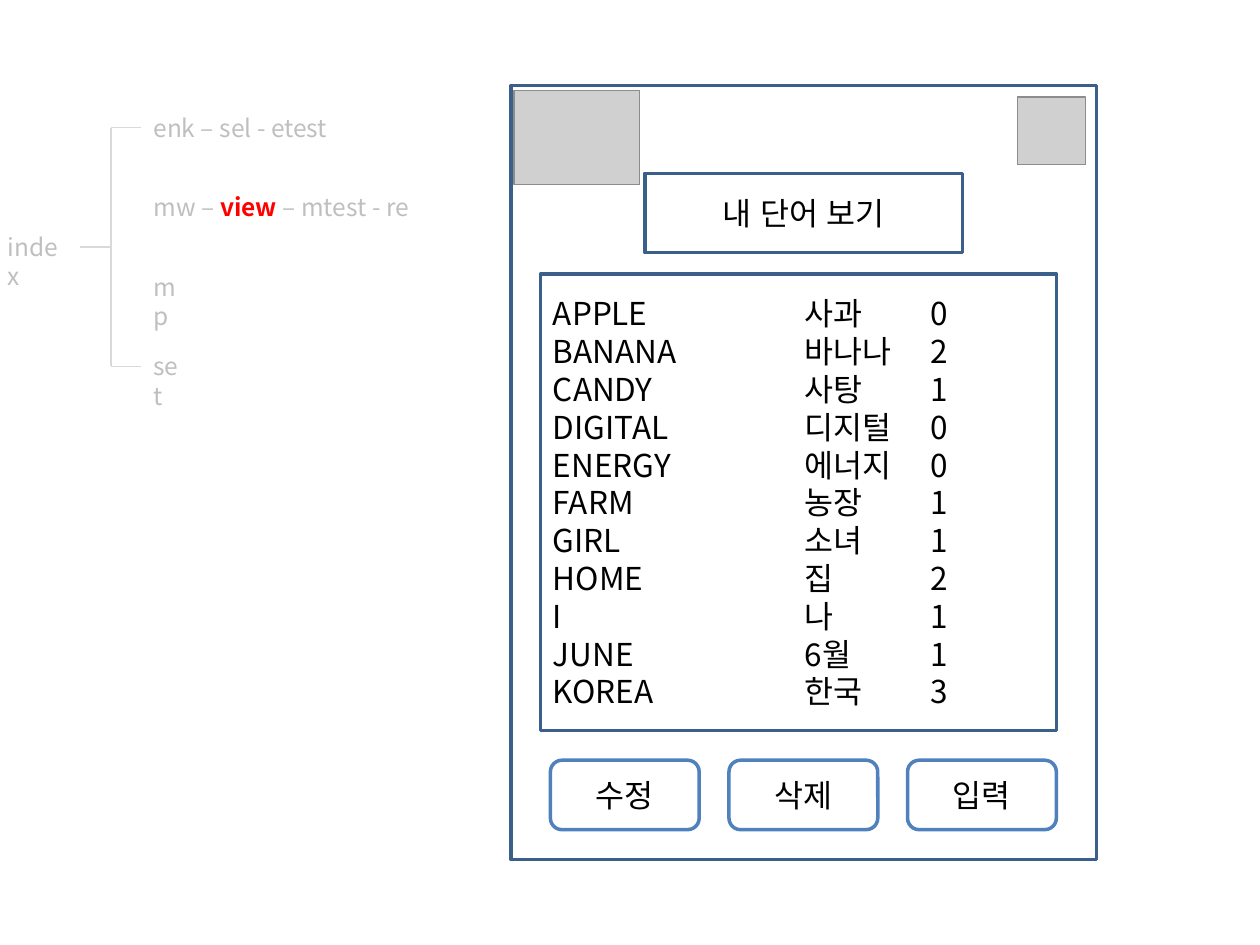
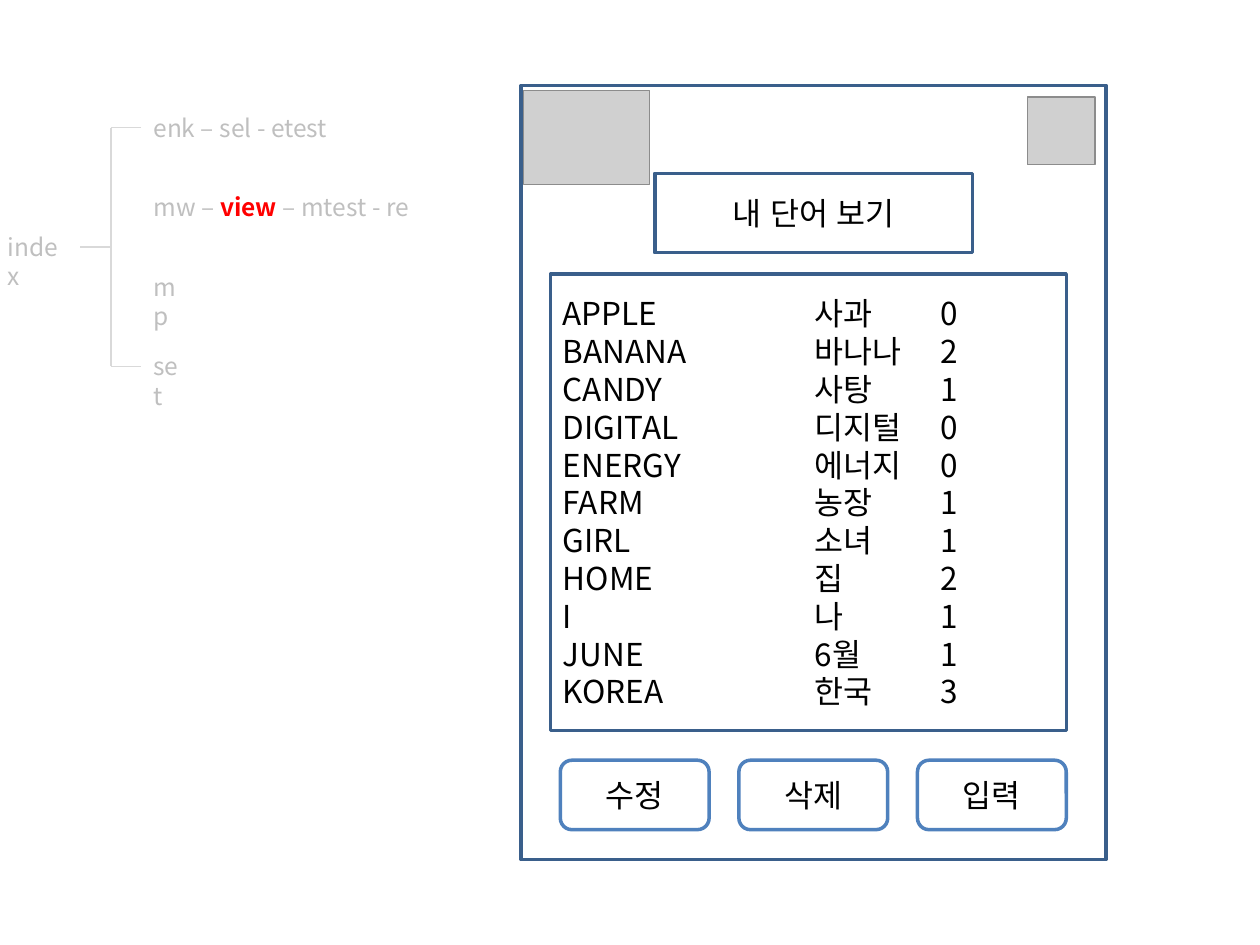
Before and after one commit to Hline/WordWorld, a slide deck: slide 7 of Word World.pptx. Drawn at 1260x945 pixels with LibreOffice and Linux fonts; fonts in the diff are those of the drawing; grey boxes stand for pictures. Boxes give left, top, right and bottom in pixels: in the first picture for what was removed or moved away, otherwise in the second. Text is boxed around its words. In the diff, an @@ line names an element or a change of style, - is before the commit and + after.

```diff
--- a/Word World.pptx
+++ b/Word World.pptx
@@ 3 rounded rectangles, 3 rectangles, 2 pictures moved together from (x1=512, y1=86, x2=1097, y2=859) to (x1=520, y1=86, x2=1106, y2=859) @@
```
Also in this commit, not shown: 6 other slides changed, 1 slide removed, 1 other file.
